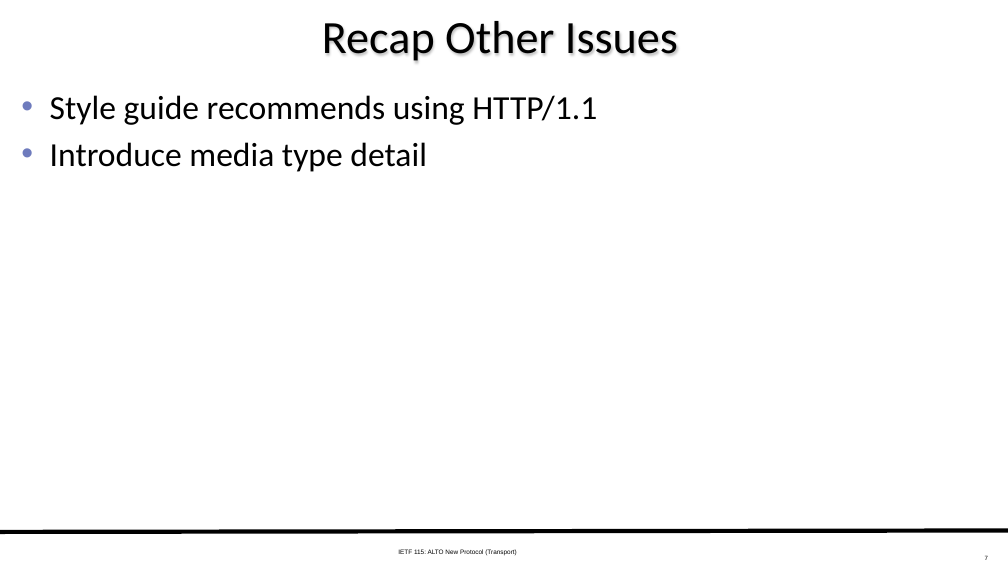
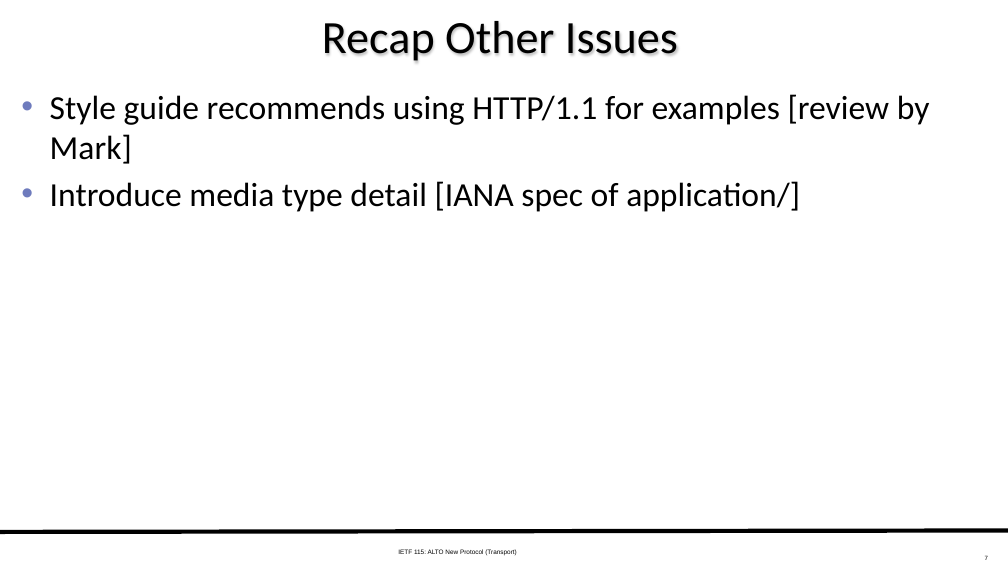
Before and after one commit to ietf-wg-alto/wg-materials, a slide deck: slide 7 of meetings-ietf/ietf-115/slides-115-alto-transport-11-11-working-11-05.pptx. Drawn at 1008x567 pixels with LibreOffice and Linux fonts; fonts in the diff are those of the drawing. Boxes give left, top, right and bottom in pixels: in the first picture for what was removed or moved away, otherwise in the second. Text is boxed around its words. In the diff, an @@ line names an element or a change of style, - is before the commit and + after.

```diff
--- a/meetings-ietf/ietf-115/slides-115-alto-transport-11-11-working-11-05.pptx
+++ b/meetings-ietf/ietf-115/slides-115-alto-transport-11-11-working-11-05.pptx
@@ text at bbox=[50, 94, 930, 212]: text changed @@
-• Style guide recommends using HTTP/1.1
-• Introduce media type detail
+• Style guide recommends using HTTP/1.1 for examples [review by Mark]
+• Introduce media type detail [IANA spec of application/]
```
Also in this commit, not shown: 8 other slides changed, 2 slides added, 9 other files.
